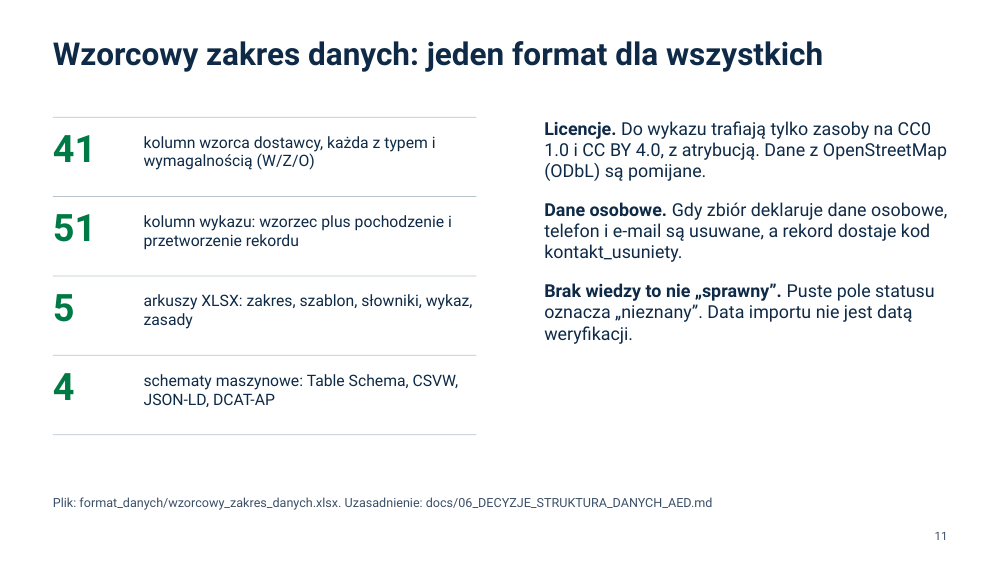
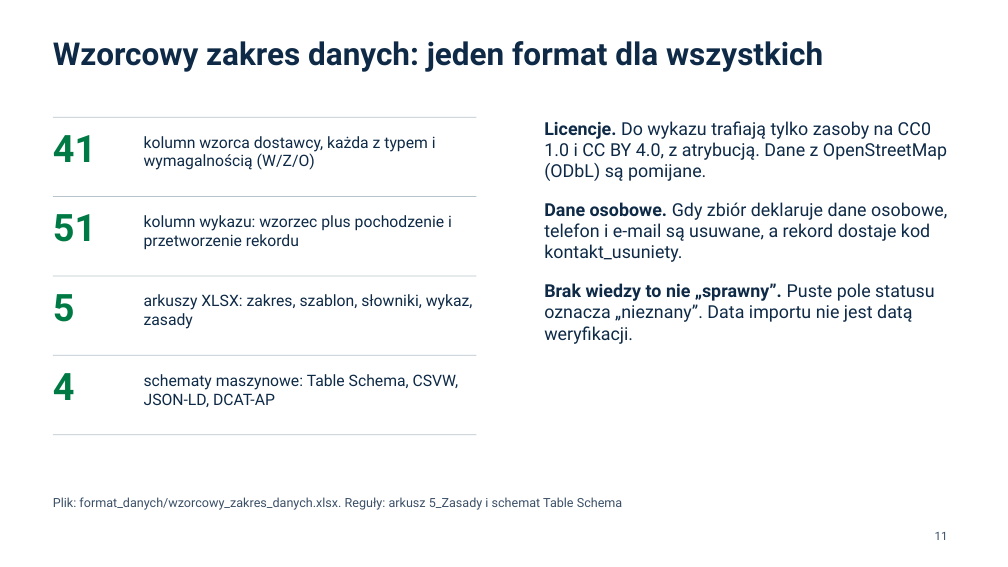
Before and after one commit to Bleidhu/Hack_Nation_2026_Open_AED, a slide deck: slide 11 of prezentacja/dane_przezycie_prezentacja.pptx. Drawn at 1008x567 pixels with LibreOffice and Linux fonts; fonts in the diff are those of the drawing. Boxes give left, top, right and bottom in pixels: in the first picture for what was removed or moved away, otherwise in the second. Text is boxed around its words. In the diff, an @@ line names an element or a change of style, - is before the commit and + after.

Commit message:
Usunięcie odwołań do docs/, .scratch/ i CLAUDE.md z plików repo (instrukcja, README, kod, schematy, XLSX, prezentacja)

```diff
--- a/prezentacja/dane_przezycie_prezentacja.pptx
+++ b/prezentacja/dane_przezycie_prezentacja.pptx
@@ text at [53, 497, 623, 510]: text changed @@
-Plik: format_danych/wzorcowy_zakres_danych.xlsx. Uzasadnienie: docs/06_DECYZJE_STRUKTURA_DANYCH_AED.md
+Plik: format_danych/wzorcowy_zakres_danych.xlsx. Reguły: arkusz 5_Zasady i schemat Table Schema
```
Also in this commit, not shown: 24 other files.
